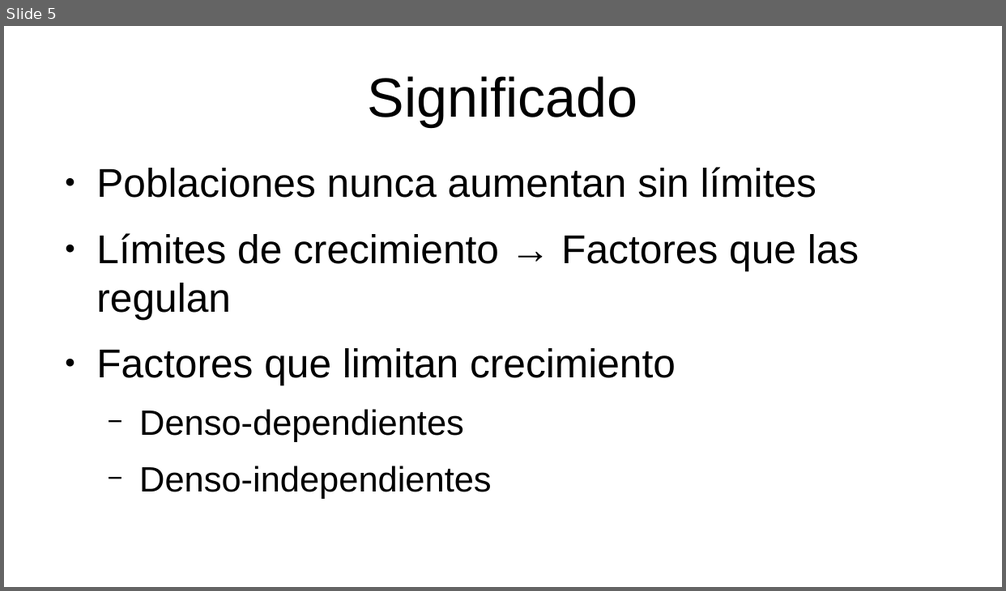
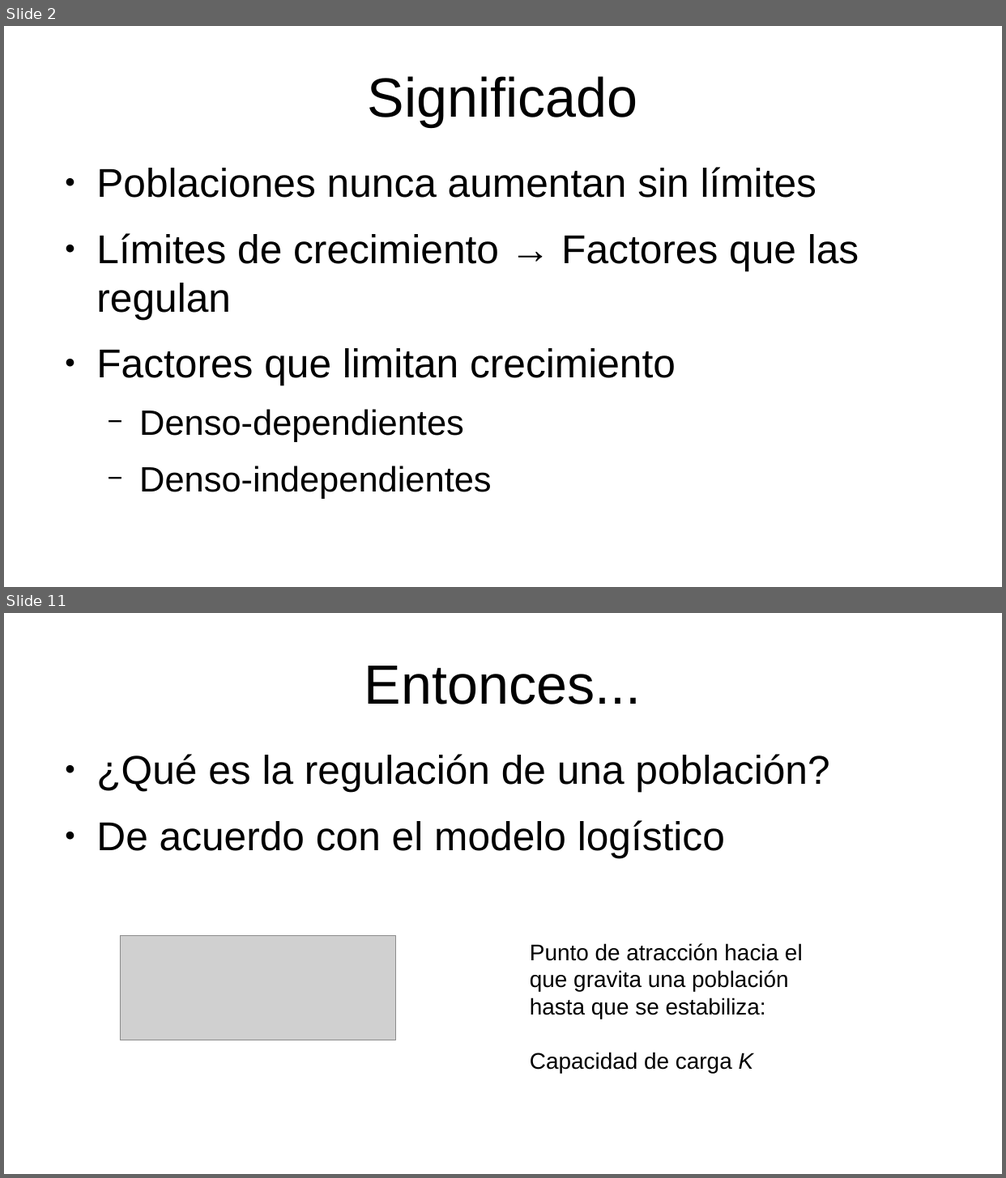
Before and after one commit to gerardommc/Ecologia-poblaciones, a slide deck: Unidad-2/Regulacion-poblaciones.odp. Shown one above the other, each under a label of ours: slide 5 before the commit, slides 2 and 11 after it; the slides between them are not shown. The pictures are 1006x591 and 1006x1178 pixels, drawn with LibreOffice and Linux fonts; fonts in the diff are those of the drawing; grey boxes stand for pictures. Boxes give left, top, right and bottom in pixels: in the first picture for what was removed or moved away, otherwise in the second. Text is boxed around its words. In the diff, an @@ line names an element or a change of style, - is before the commit and + after.

```diff
--- a/Unidad-2/Regulacion-poblaciones.odp
+++ b/Unidad-2/Regulacion-poblaciones.odp
@@ slide 11 added at [4,613,1002,1174], background #FFFFFF @@
@@ title added at [364,666,641,705], 44 pt, text #000000 @@
+Entonces...
@@ text added at [96,754,829,858], 32 pt, text #000000 @@
+● ¿Qué es la regulación de una población?
+● De acuerdo con el modelo logístico
@@ picture added at [120,935,396,1041] @@
@@ text added at [530,943,803,1073], 18 pt, text #000000 @@
+Punto de atracción hacia el que gravita una población hasta que se estabiliza:
+Capacidad de carga K
@@ what was slide 5 is now slide 2 @@
```
Also in this commit, not shown: 6 slides changed, 11 other slides added, 1 slide removed, 5 other files.
